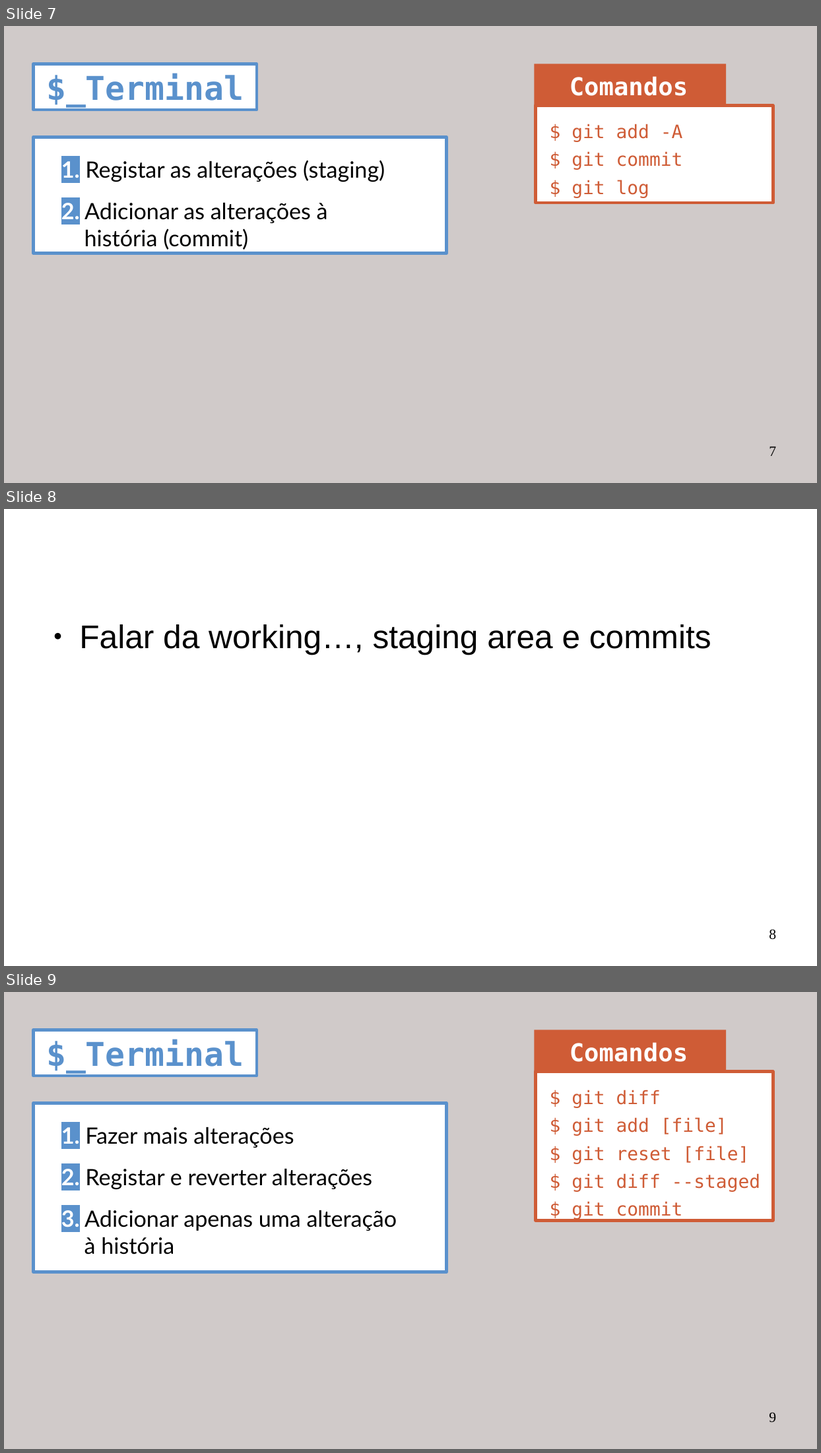
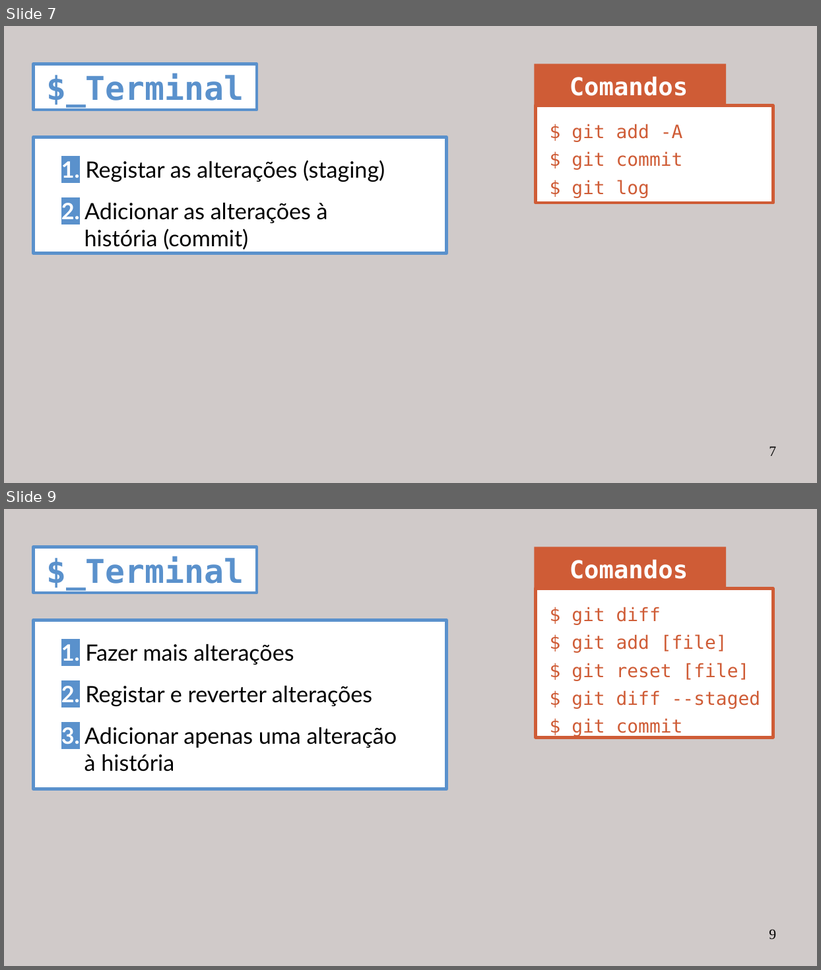
Before and after one commit to miguelpinho/git-lecture, a slide deck: lecture_pt.odp. Shown one above the other, each under a label of ours: slides 7, 8 and 9 before the commit, slides 7 and 9 after it; the slides between them are not shown. The pictures are 821x1453 and 821x970 pixels, drawn with LibreOffice and Linux fonts; fonts in the diff are those of the drawing. Boxes give left, top, right and bottom in pixels: in the first picture for what was removed or moved away, otherwise in the second. Text is boxed around its words. In the diff, an @@ line names an element or a change of style, - is before the commit and + after.

```diff
--- a/lecture_pt.odp
+++ b/lecture_pt.odp
@@ slide 8 removed at [4,509,817,966], background #FFFFFF @@
@@ text removed at [79,625,712,655] @@
-● Falar da working…, staging area e commits
@@ page number removed at [769,929,776,940] @@
-8
```
Also in this commit, not shown: 1 slide changed, 1 slide added.
